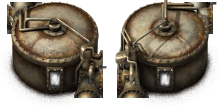
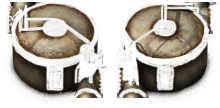
Comparing the layer stacks of the two 220 × 108 images. Changes:
hid "Layer 1" over [1, 0, 218, 106]
